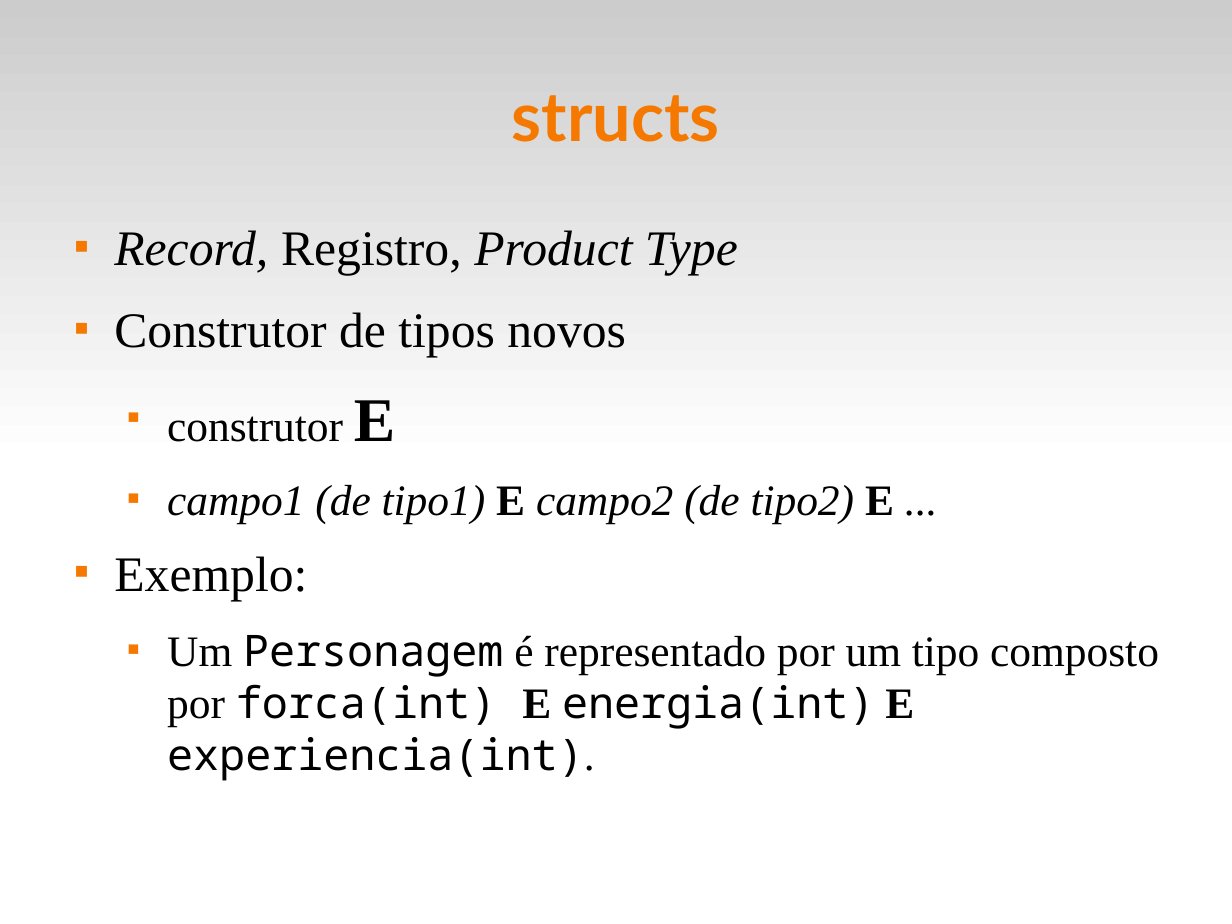
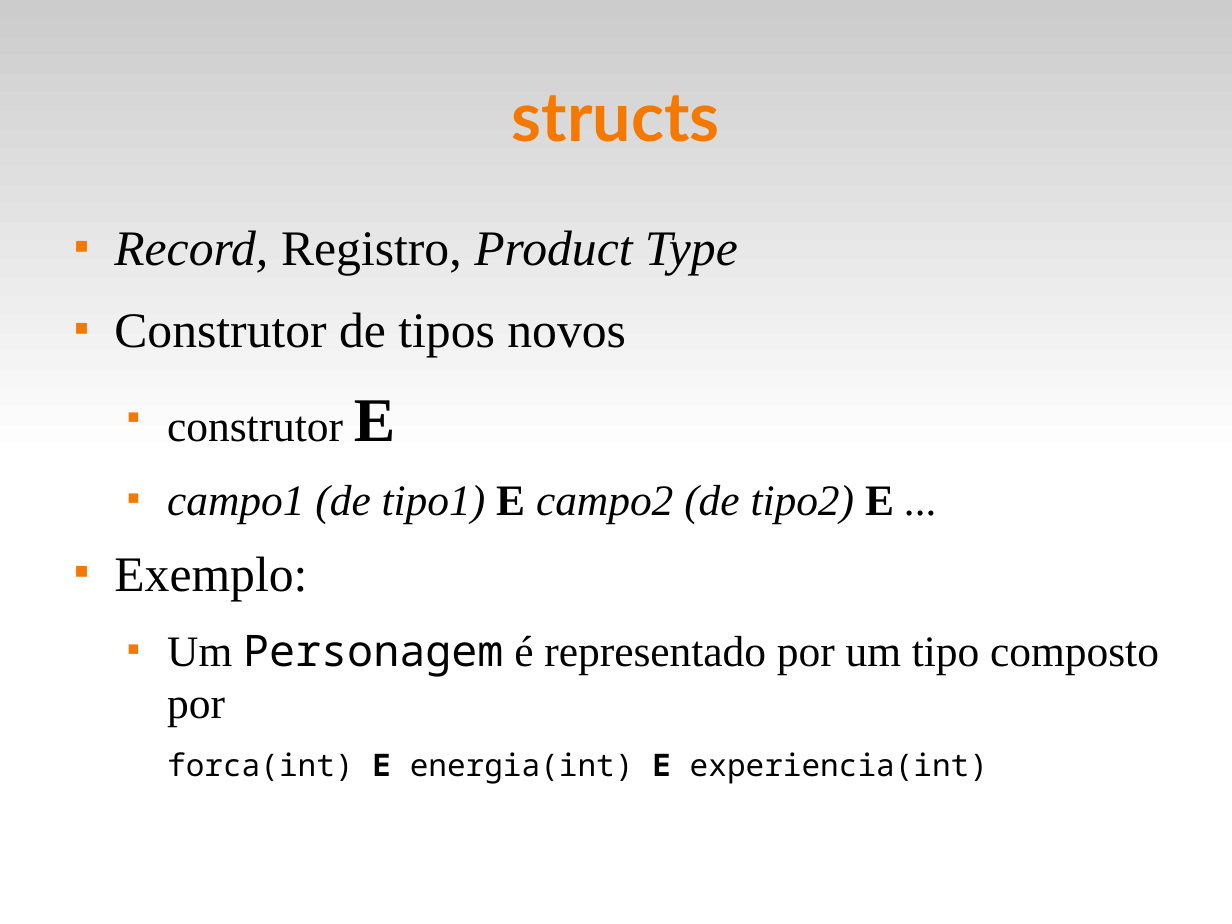
Before and after one commit to fsantanna-uerj/LP1, a slide deck: slide 7 of Slides/lp1-07-compostos.odp. Drawn at 1232x924 pixels with LibreOffice and Linux fonts; fonts in the diff are those of the drawing. Boxes give left, top, right and bottom in pixels: in the first picture for what was removed or moved away, otherwise in the second. Text is boxed around its words. In the diff, an @@ line names an element or a change of style, - is before the commit and + after.

```diff
--- a/Slides/lp1-07-compostos.odp
+++ b/Slides/lp1-07-compostos.odp
@@ text at (x1=167, y1=635, x2=1159, y2=784): text changed @@
-  ■ Um Personagem é representado por um tipo composto por forca(int) E energia(int) E experiencia(int).
+  ■ Um Personagem é representado por um tipo composto por
+  forca(int) E energia(int) E experiencia(int)
```
Also in this commit, not shown: 3 other files.
